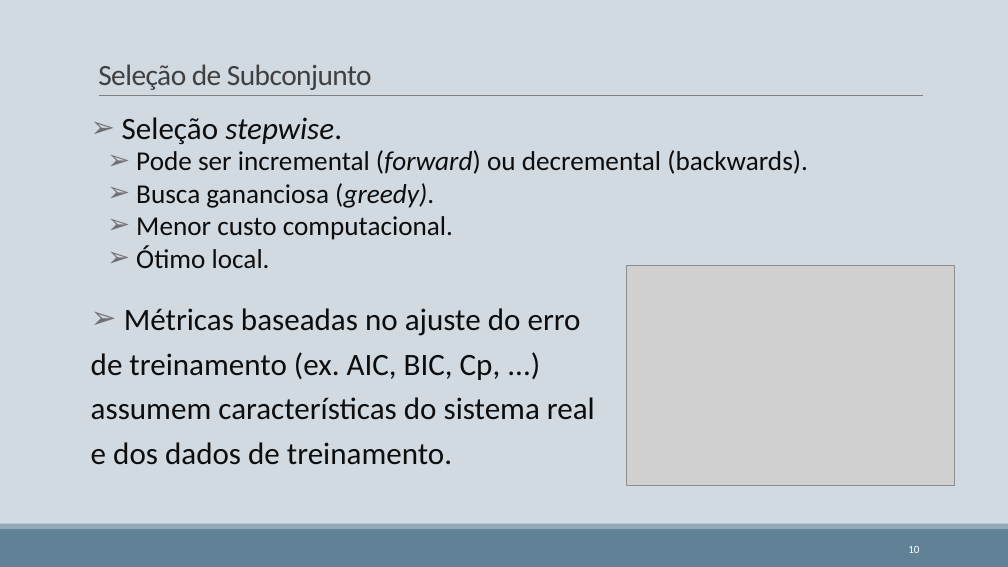
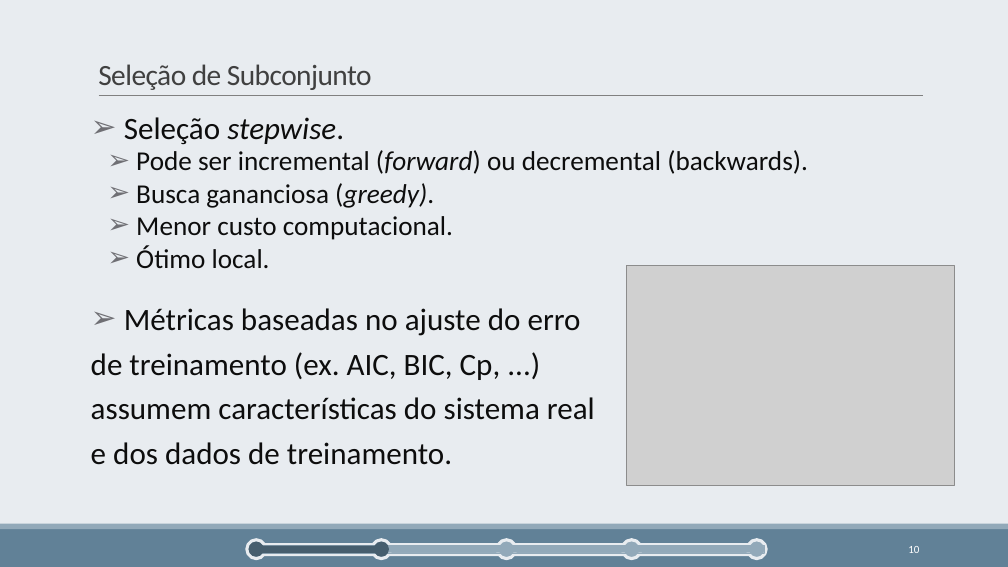
Before and after one commit to cmbhjv/TCC-Latex, a slide deck: slide 10 of TCC-Pres/Seleção Incremental de Variáveis utilizando Preditores Lineares e.pptx. Drawn at 1008x567 pixels with LibreOffice and Linux fonts; fonts in the diff are those of the drawing; grey boxes stand for pictures. Boxes give left, top, right and bottom in pixels: in the first picture for what was removed or moved away, otherwise in the second. Text is boxed around its words. In the diff, an @@ line names an element or a change of style, - is before the commit and + after.

```diff
--- a/TCC-Pres/Seleção Incremental de Variáveis utilizando Preditores Lineares e.pptx
+++ b/TCC-Pres/Seleção Incremental de Variáveis utilizando Preditores Lineares e.pptx
@@ background #D1D9E1 to #E8ECF0 @@
@@ ellipse added at (249, 541, 264, 557), fill #465E6E @@
@@ group added at (247, 540, 767, 559): 5 ellipses, 1 rounded rectangle, 1 rectangle @@
@@ rectangle added at (260, 546, 386, 554), fill #465E6E @@
@@ ellipse added at (371, 544, 381, 554), fill #465E6E @@
@@ ellipse added at (374, 541, 389, 557), fill #465E6E @@
```
Also in this commit, not shown: 15 other slides changed, 2 slides added, 1 slide removed.
